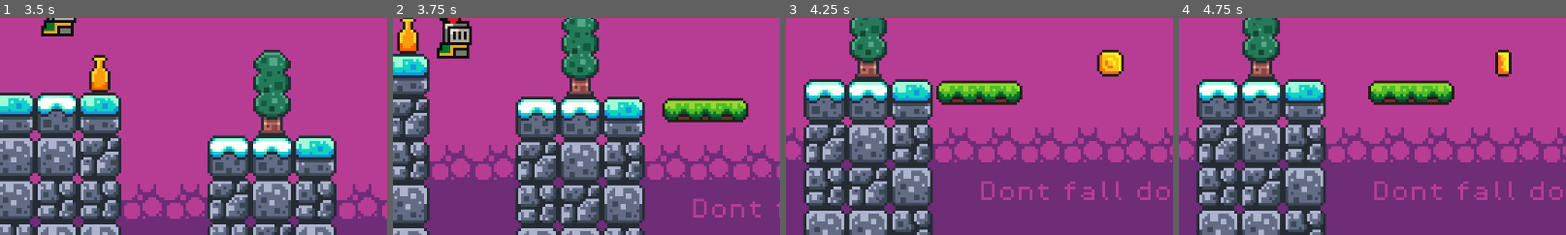
Above: before the commit, frames 1-4 (left to right).
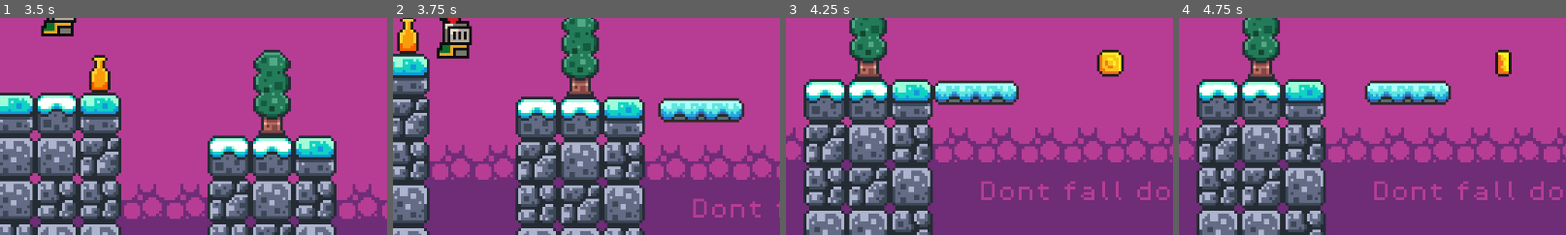
Above: after the commit, the same moments.

Repository: LeonoreW/spill
Game: Godot game, scene res://scenes/spill.tscn
Two runs of this game, one before a commit and one after it. Both use one fixed random seed, a clock stepped at 60 frames per second and the inputs below.
Inputs:
- Up to frame 1 (3.5 s): hold D (move_right) 0.53-2.03 s; tap Space (jump) at 0.77, 1.52, 3.02 s; hold A (move_left) 2.03-2.78 s; hold D (move_right) from 2.78 s (still down)
- Up to frame 2 (3.75 s): keep holding D (move_right)
- Up to frame 3 (4.25 s): keep holding D (move_right); tap Space (jump) at 3.77 s
- Up to frame 4 (4.75 s): release D (move_right) at 4.28 s; hold A (move_left) from 4.28 s (still down); tap Space (jump) at 4.52 s
The pictures show only the part of the screen within x 50-100%, y 50-100%; the shares and areas given below are measured in that part.

Frame 1 is identical in both runs. In frame 2, 2.1% of the frame differs, in the area x 68-92%, y 36-49%; in frame 3, 2.0%; in frame 4, 2.1%.

Commit message:
BlåPlatform
jeg la til blåe platformer

Diff:
--- /dev/null
+++ b/scenes/platform.blå.tscn
@@ -0,0 +1,17 @@
+[gd_scene load_steps=3 format=3 uid="uid://ddbdno7fgxg5g"]
+
+[ext_resource type="Texture2D" uid="uid://cu3ub4vskmj73" path="res://assets/sprites/platforms.png" id="1_m2xnk"]
+
+[sub_resource type="RectangleShape2D" id="RectangleShape2D_nlgqw"]
+size = Vector2(32, 8)
+
+[node name="platform_variant1" type="AnimatableBody2D"]
+
+[node name="Sprite2D" type="Sprite2D" parent="."]
+texture = ExtResource("1_m2xnk")
+region_enabled = true
+region_rect = Rect2(16, 48, 32, 9)
+
+[node name="CollisionShape2D" type="CollisionShape2D" parent="."]
+shape = SubResource("RectangleShape2D_nlgqw")
+one_way_collision = true
--- a/scenes/spill.tscn
+++ b/scenes/spill.tscn
@@ -1,14 +1,15 @@
-[gd_scene load_steps=22 format=4 uid="uid://dd100dn5sseno"]
+[gd_scene load_steps=23 format=4 uid="uid://dd100dn5sseno"]
 
 [ext_resource type="Script" uid="uid://ceu5k2fmcy42" path="res://scripts/game_manager.gd" id="1_1i1cq"]
 [ext_resource type="PackedScene" uid="uid://djidrcfi0bvrp" path="res://scenes/player.tscn" id="1_4xv8f"]
 [ext_resource type="Texture2D" uid="uid://cf6thj11trgx7" path="res://assets/sprites/world_tileset.png" id="2_tybnv"]
-[ext_resource type="PackedScene" uid="uid://dhtsux0riuci5" path="res://scenes/platform.tscn" id="3_1kq6y"]
+[ext_resource type="PackedScene" uid="uid://dhtsux0riuci5" path="res://scenes/platform.grønn.tscn" id="3_1kq6y"]
 [ext_resource type="PackedScene" uid="uid://d1vf5p3y3pjhl" path="res://scenes/killzone.tscn" id="3_nab8m"]
 [ext_resource type="PackedScene" uid="uid://be8s6aiv1ijrc" path="res://scenes/coin.tscn" id="4_ibt2d"]
 [ext_resource type="PackedScene" uid="uid://bdjtmshncjri6" path="res://scenes/slime.tscn" id="6_aljig"]
 [ext_resource type="FontFile" uid="uid://gihdwgpo78ep" path="res://assets/fonts/PixelOperator8-Bold.ttf" id="7_1i1cq"]
 [ext_resource type="FontFile" uid="uid://dto5tbilyk1b6" path="res://assets/fonts/PixelOperator8.ttf" id="7_ih4or"]
+[ext_resource type="PackedScene" uid="uid://ddbdno7fgxg5g" path="res://scenes/platform.blå.tscn" id="9_xvpbn"]
 
 [sub_resource type="TileSetAtlasSource" id="TileSetAtlasSource_1kq6y"]
 texture = ExtResource("2_tybnv")
@@ -216,7 +217,24 @@
 &"move": SubResource("Animation_1kq6y")
 }
 
-[sub_resource type="Animation" id="Animation_aljig"]
+[sub_resource type="Animation" id="Animation_xvpbn"]
+resource_name = "move"
+length = 2.0
+loop_mode = 2
+tracks/0/type = "value"
+tracks/0/imported = false
+tracks/0/enabled = true
+tracks/0/path = NodePath(".:position")
+tracks/0/interp = 1
+tracks/0/loop_wrap = true
+tracks/0/keys = {
+"times": PackedFloat32Array(0.2, 1.8),
+"transitions": PackedFloat32Array(1, 1),
+"update": 0,
+"values": [Vector2(352, 37), Vector2(448, 37)]
+}
+
+[sub_resource type="Animation" id="Animation_mowqa"]
 length = 0.001
 tracks/0/type = "value"
 tracks/0/imported = false
@@ -228,10 +246,16 @@
 "times": PackedFloat32Array(0),
 "transitions": PackedFloat32Array(1),
 "update": 0,
-"values": [Vector2(512, -43)]
-}
-
-[sub_resource type="Animation" id="Animation_nab8m"]
+"values": [Vector2(352, 37)]
+}
+
+[sub_resource type="AnimationLibrary" id="AnimationLibrary_llfsb"]
+_data = {
+&"RESET": SubResource("Animation_mowqa"),
+&"move": SubResource("Animation_xvpbn")
+}
+
+[sub_resource type="Animation" id="Animation_qku33"]
 resource_name = "move"
 length = 2.5
 loop_mode = 2
@@ -242,19 +266,13 @@
 tracks/0/interp = 1
 tracks/0/loop_wrap = true
 tracks/0/keys = {
-"times": PackedFloat32Array(0.2, 2.2666667),
+"times": PackedFloat32Array(0.2, 2.25),
 "transitions": PackedFloat32Array(1, 1),
 "update": 0,
-"values": [Vector2(512, 37), Vector2(512, -43)]
-}
-
-[sub_resource type="AnimationLibrary" id="AnimationLibrary_aljig"]
-_data = {
-&"RESET": SubResource("Animation_aljig"),
-&"move": SubResource("Animation_nab8m")
-}
-
-[sub_resource type="Animation" id="Animation_dmqp2"]
+"values": [Vector2(512, -43), Vector2(512, 37)]
+}
+
+[sub_resource type="Animation" id="Animation_8u4wi"]
 length = 0.001
 tracks/0/type = "value"
 tracks/0/imported = false
@@ -266,30 +284,13 @@
 "times": PackedFloat32Array(0),
 "transitions": PackedFloat32Array(1),
 "update": 0,
-"values": [Vector2(352, 37)]
-}
-
-[sub_resource type="Animation" id="Animation_ih4or"]
-resource_name = "move"
-length = 2.0
-loop_mode = 2
-tracks/0/type = "value"
-tracks/0/imported = false
-tracks/0/enabled = true
-tracks/0/path = NodePath(".:position")
-tracks/0/interp = 1
-tracks/0/loop_wrap = true
-tracks/0/keys = {
-"times": PackedFloat32Array(0.16666667, 1.8666667),
-"transitions": PackedFloat32Array(1, 1),
-"update": 0,
-"values": [Vector2(352, 37), Vector2(448, 37)]
-}
-
-[sub_resource type="AnimationLibrary" id="AnimationLibrary_1i1cq"]
+"values": [Vector2(512, -43)]
+}
+
+[sub_resource type="AnimationLibrary" id="AnimationLibrary_3bn1p"]
 _data = {
-&"RESET": SubResource("Animation_dmqp2"),
-&"move": SubResource("Animation_ih4or")
+&"RESET": SubResource("Animation_8u4wi"),
+&"move": SubResource("Animation_qku33")
 }
 
 [node name="game" type="Node2D"]
@@ -467,21 +468,21 @@
 }
 autoplay = "move"
 
-[node name="platform2" parent="platformes" instance=ExtResource("3_1kq6y")]
+[node name="platform_variant1" parent="platformes" instance=ExtResource("9_xvpbn")]
+position = Vector2(352, 37)
+
+[node name="AnimationPlayer" type="AnimationPlayer" parent="platformes/platform_variant1"]
+libraries = {
+&"": SubResource("AnimationLibrary_llfsb")
+}
+autoplay = "move"
+
+[node name="platform_variant2" parent="platformes" instance=ExtResource("9_xvpbn")]
 position = Vector2(512, -43)
 
-[node name="AnimationPlayer" type="AnimationPlayer" parent="platformes/platform2"]
+[node name="AnimationPlayer" type="AnimationPlayer" parent="platformes/platform_variant2"]
 libraries = {
-&"": SubResource("AnimationLibrary_aljig")
-}
-autoplay = "move"
-
-[node name="platform3" parent="platformes" instance=ExtResource("3_1kq6y")]
-position = Vector2(352, 37)
-
-[node name="AnimationPlayer" type="AnimationPlayer" parent="platformes/platform3"]
-libraries = {
-&"": SubResource("AnimationLibrary_1i1cq")
+&"": SubResource("AnimationLibrary_3bn1p")
 }
 autoplay = "move"
 
Renamed: scenes/platform.tscn -> scenes/platform.grønn.tscn
